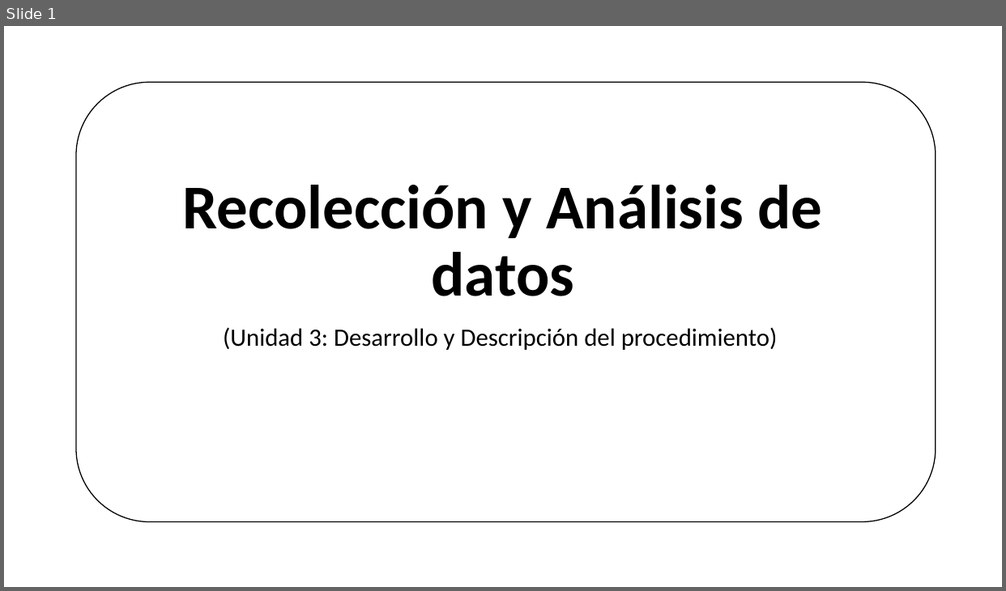
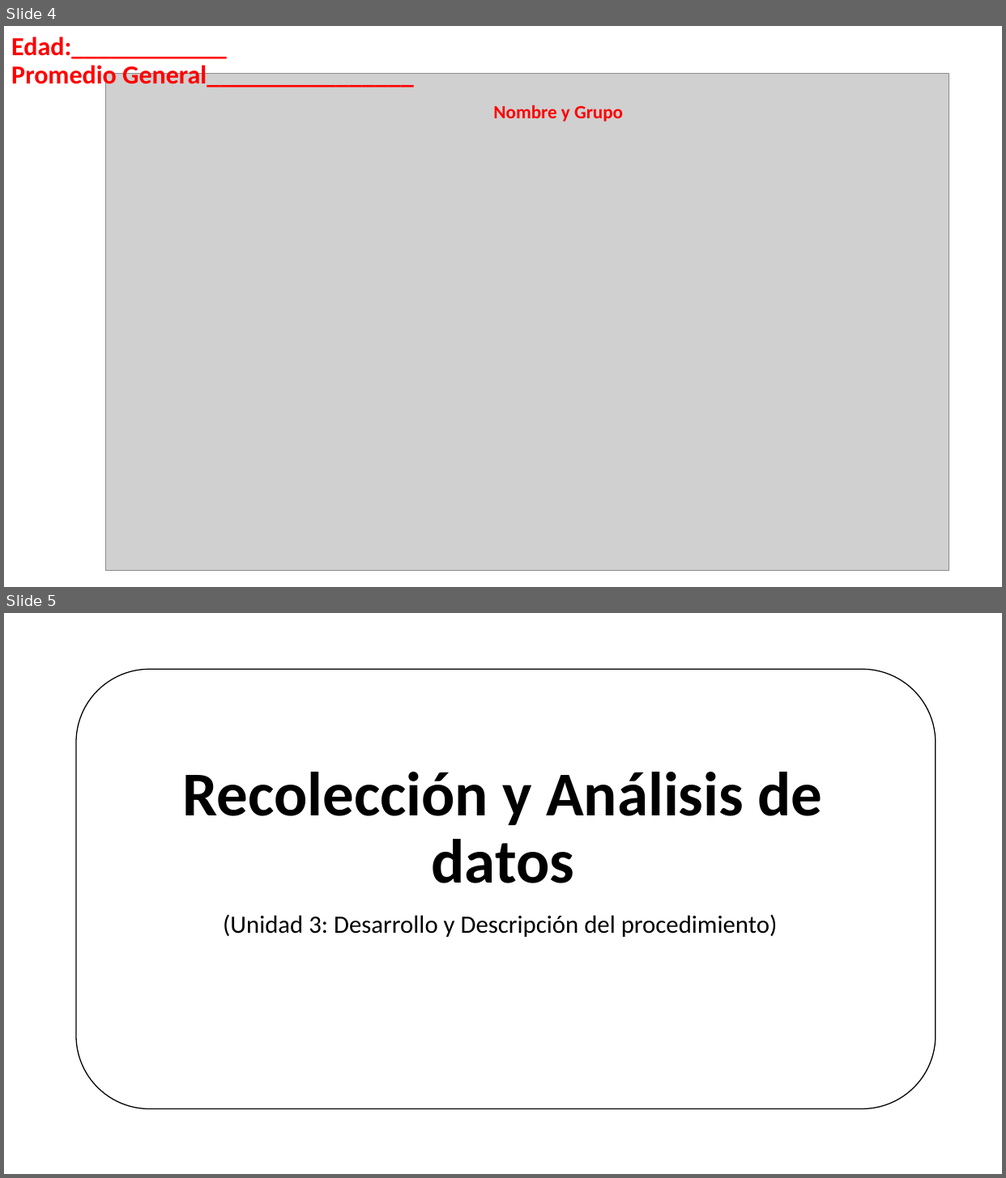
Before and after one commit to Adrifelcha/afchavez-019, a slide deck: JeanPiaget/Presentaciones/04_RecolecciónyAnálisisDatos.pptx. Shown one above the other, each under a label of ours: slide 1 before the commit, slides 4 and 5 after it. The pictures are 1006x591 and 1006x1178 pixels, drawn with LibreOffice and Linux fonts; fonts in the diff are those of the drawing; grey boxes stand for pictures; background and template pictures are left out. Boxes give left, top, right and bottom in pixels: in the first picture for what was removed or moved away, otherwise in the second. Text is boxed around its words. In the diff, an @@ line names an element or a change of style, - is before the commit and + after.

```diff
--- a/JeanPiaget/Presentaciones/04_RecolecciónyAnálisisDatos.pptx
+++ b/JeanPiaget/Presentaciones/04_RecolecciónyAnálisisDatos.pptx
@@ slide 4 added at bbox=[4, 26, 1002, 587], background #FFFFFF @@
@@ title added at bbox=[11, 37, 414, 90], 25 pt, text #FF0000, bold @@
+Edad:____________
+Promedio General________________
@@ picture added at bbox=[105, 73, 949, 570] @@
@@ text added at bbox=[493, 105, 623, 122], 18 pt, text #FF0000, bold @@
+Nombre y Grupo
@@ what was slide 1 is now slide 5 @@
```
Also in this commit, not shown: 3 other slides added.
